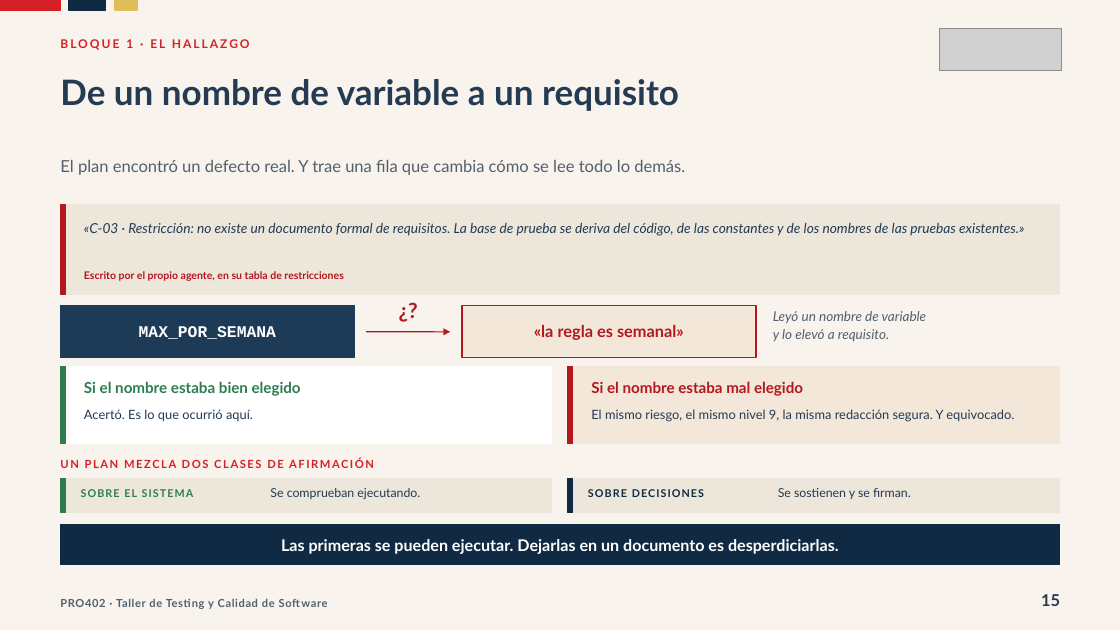
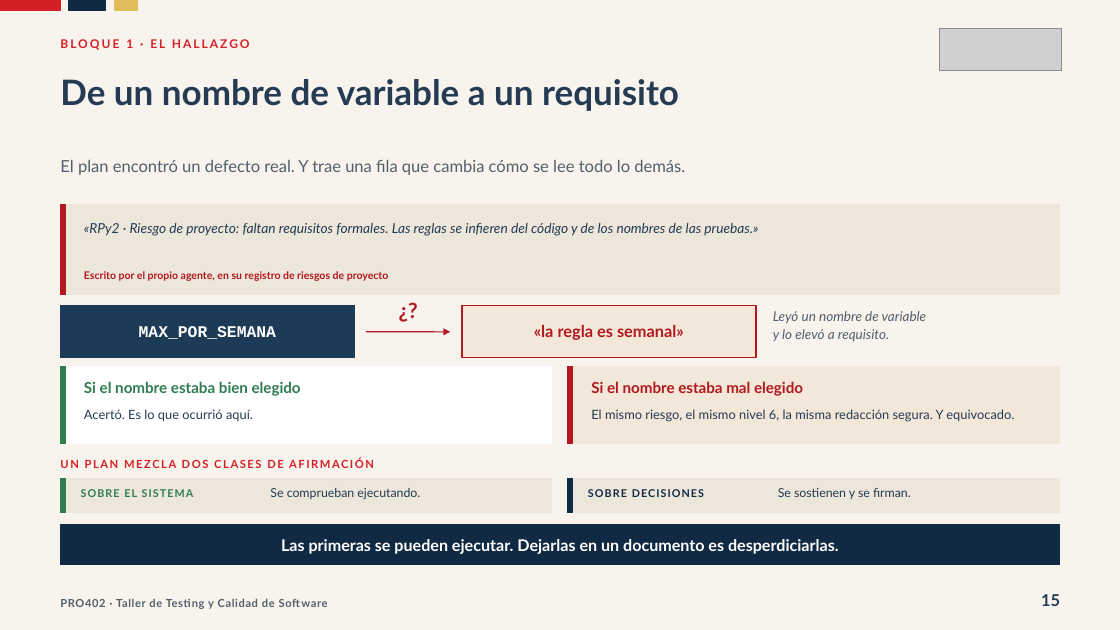
Before and after one commit to Dieg0Code/pro402-taller-de-testing-2026, a slide deck: slide 15 of clases/semana-05/02/ppt/Clase-14-Que-Se-Decidio-Probar.pptx. Drawn at 1120x630 pixels with LibreOffice and Linux fonts; fonts in the diff are those of the drawing; grey boxes stand for pictures. Boxes give left, top, right and bottom in pixels: in the first picture for what was removed or moved away, otherwise in the second. Text is boxed around its words. In the diff, an @@ line names an element or a change of style, - is before the commit and + after.

```diff
--- a/clases/semana-05/02/ppt/Clase-14-Que-Se-Decidio-Probar.pptx
+++ b/clases/semana-05/02/ppt/Clase-14-Que-Se-Decidio-Probar.pptx
@@ text at (84,223,758,236): text changed @@
-«C-03 · Restricción: no existe un documento formal de requisitos. La base de prueba se deriva del código, de las constantes y de los nombres de las pruebas existentes.»
+«RPy2 · Riesgo de proyecto: faltan requisitos formales. Las reglas se infieren del código y de los nombres de las pruebas.»
@@ text at (84,271,389,281): text changed @@
-Escrito por el propio agente, en su tabla de restricciones
+Escrito por el propio agente, en su registro de riesgos de proyecto
@@ text at (591,409,1014,422): text changed @@
-El mismo riesgo, el mismo nivel 9, la misma redacción segura. Y equivocado.
+El mismo riesgo, el mismo nivel 6, la misma redacción segura. Y equivocado.
```
Also in this commit, not shown: 23 other slides changed, 2 other files.
